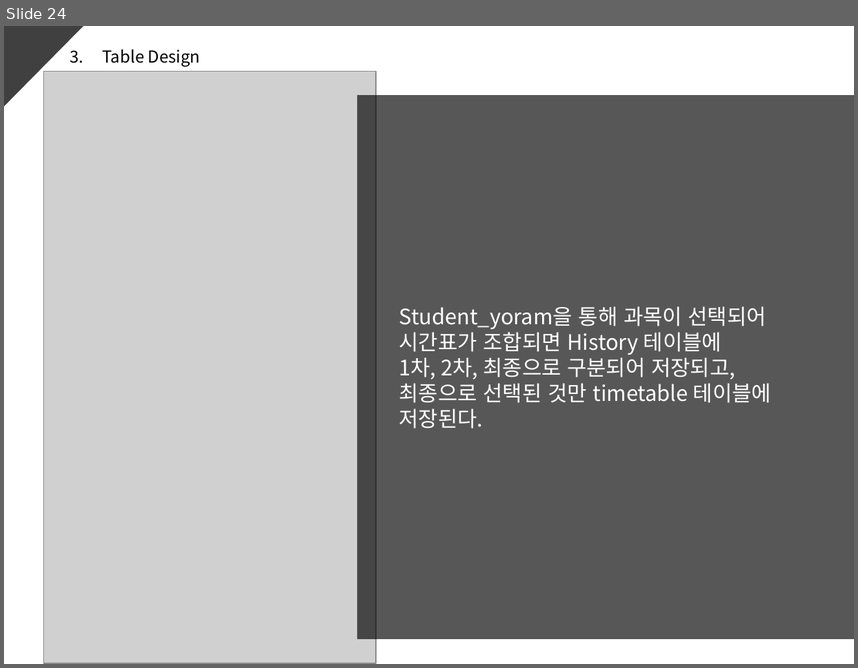
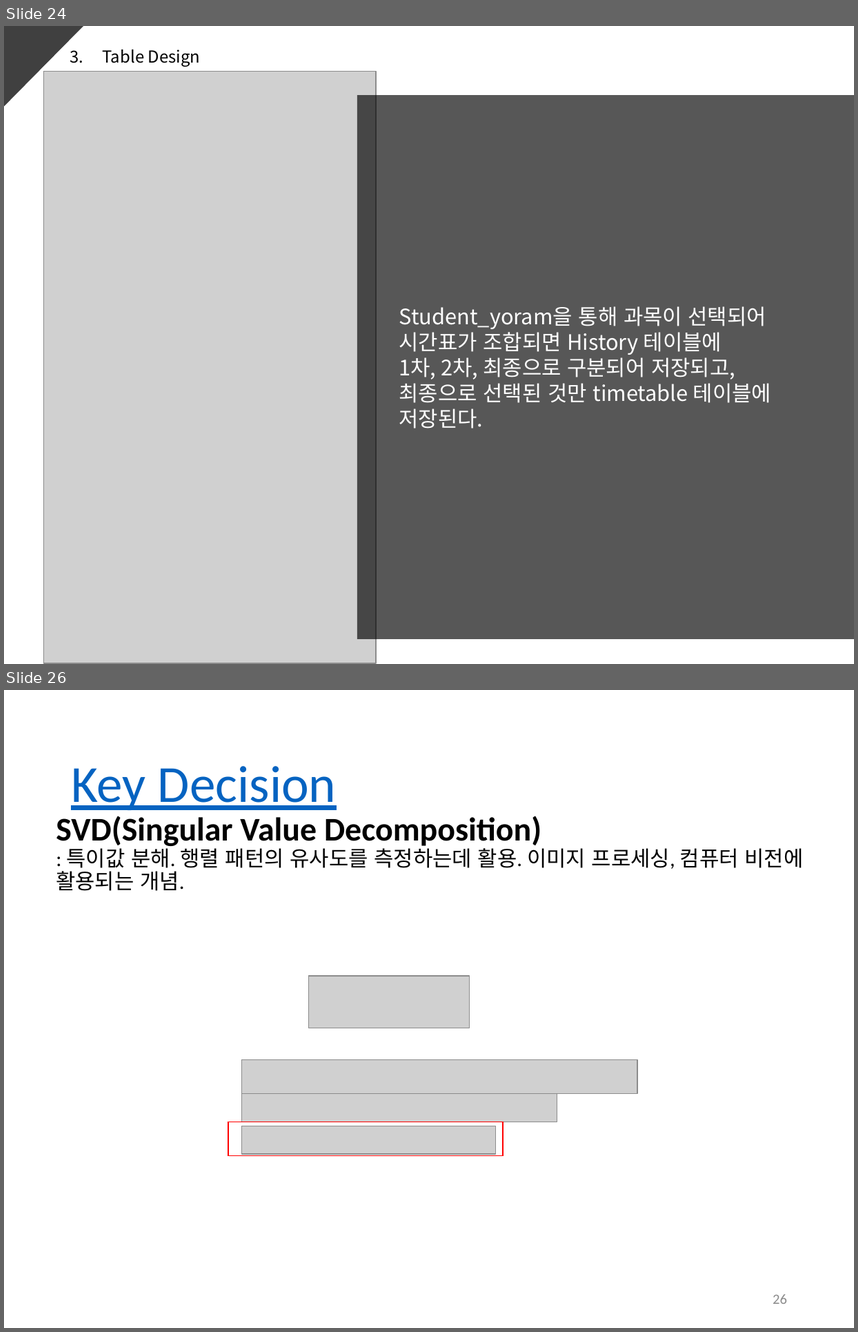
Before and after one commit to ed-jinyoung-park/SoftwareTeam2, a slide deck: 최종산출물/2팀_SAD 2.0.pptx. Shown one above the other, each under a label of ours: slide 24 before the commit, slides 24 and 26 after it; the slides between them are not shown. The pictures are 858x668 and 858x1332 pixels, drawn with LibreOffice and Linux fonts; fonts in the diff are those of the drawing; grey boxes stand for pictures. Boxes give left, top, right and bottom in pixels: in the first picture for what was removed or moved away, otherwise in the second. Text is boxed around its words. In the diff, an @@ line names an element or a change of style, - is before the commit and + after.

```diff
--- a/최종산출물/2팀_SAD 2.0.pptx
+++ b/최종산출물/2팀_SAD 2.0.pptx
@@ slide 26 added at box(4, 690, 854, 1328), background #FFFFFF @@
@@ title added at box(71, 766, 337, 810), 44 pt, text #0563C1, underline @@
+Key Decision
@@ text added at box(56, 816, 803, 891), 18 pt, text #000000 @@
+SVD(Singular Value Decomposition)
+: 특이값 분해. 행렬 패턴의 유사도를 측정하는데 활용. 이미지 프로세싱, 컴퓨터 비전에 활용되는 개념.
@@ picture added at box(308, 976, 469, 1027) @@
@@ picture added at box(242, 1060, 638, 1094) @@
@@ picture added at box(242, 1094, 557, 1122) @@
@@ rectangle added at box(228, 1122, 503, 1156), outline #FF0000 1 pt @@
@@ picture added at box(242, 1125, 496, 1153) @@
@@ page number added at box(773, 1294, 787, 1303), 12 pt, text #8C8C8C @@
+26
```
Also in this commit, not shown: 1 slide changed, 8 other slides added, 8 slides removed.
